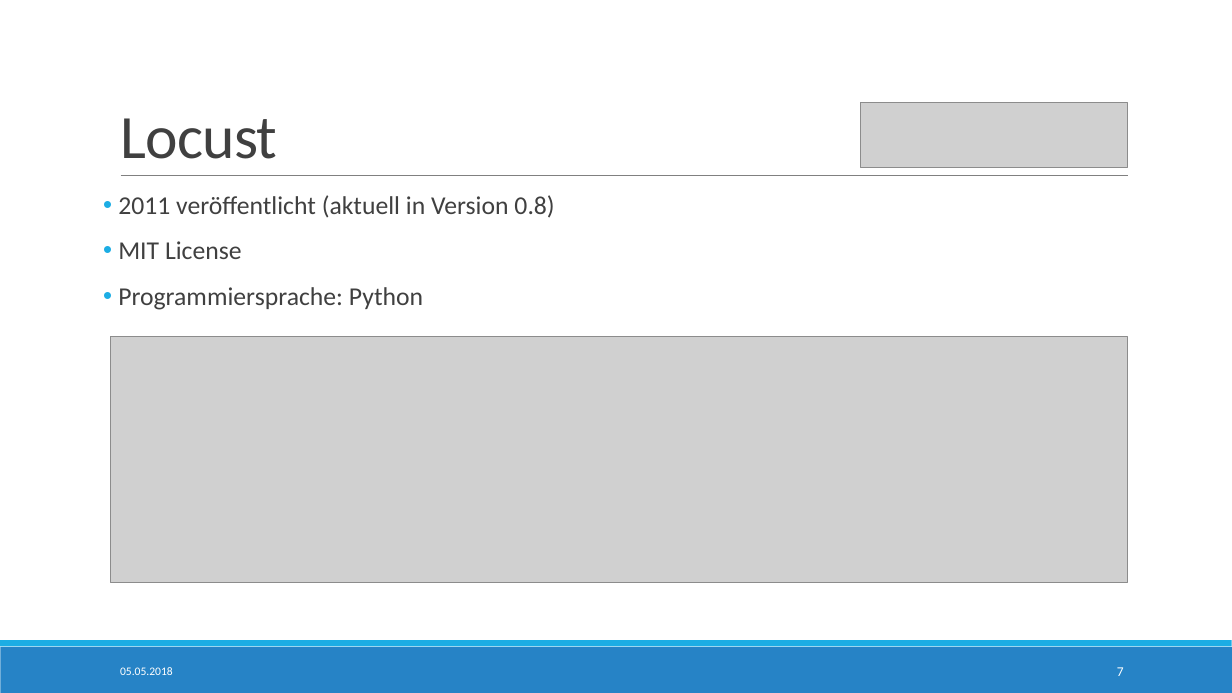
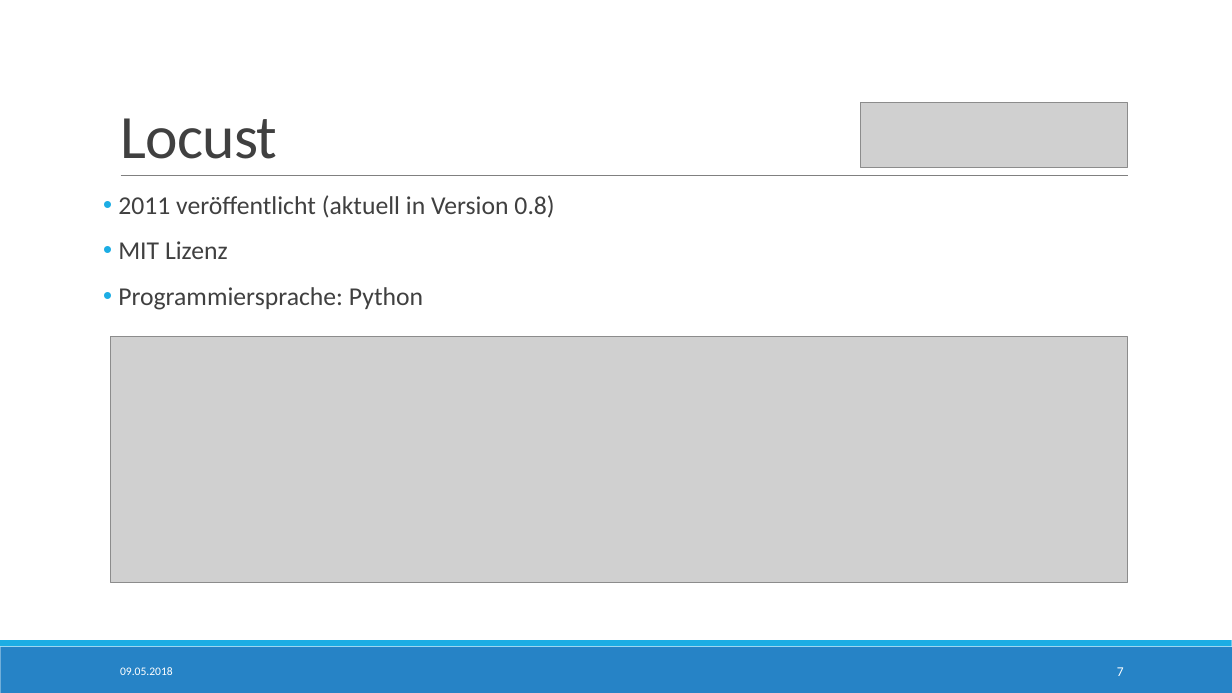
Before and after one commit to StTraeger/sqs-car-webservice, a slide deck: slide 7 of LoadTesting.pptx. Drawn at 1232x693 pixels with LibreOffice and Linux fonts; fonts in the diff are those of the drawing; grey boxes stand for pictures. Boxes give left, top, right and bottom in pixels: in the first picture for what was removed or moved away, otherwise in the second. Text is boxed around its words. In the diff, an @@ line names an element or a change of style, - is before the commit and + after.

```diff
--- a/LoadTesting.pptx
+++ b/LoadTesting.pptx
@@ text at (118, 241, 228, 259): text changed @@
-• MIT License
+• MIT Lizenz
@@ text at (120, 667, 173, 675): text changed @@
-05.05.2018
+09.05.2018
```
Also in this commit, not shown: 15 other slides changed, 7 other files.
